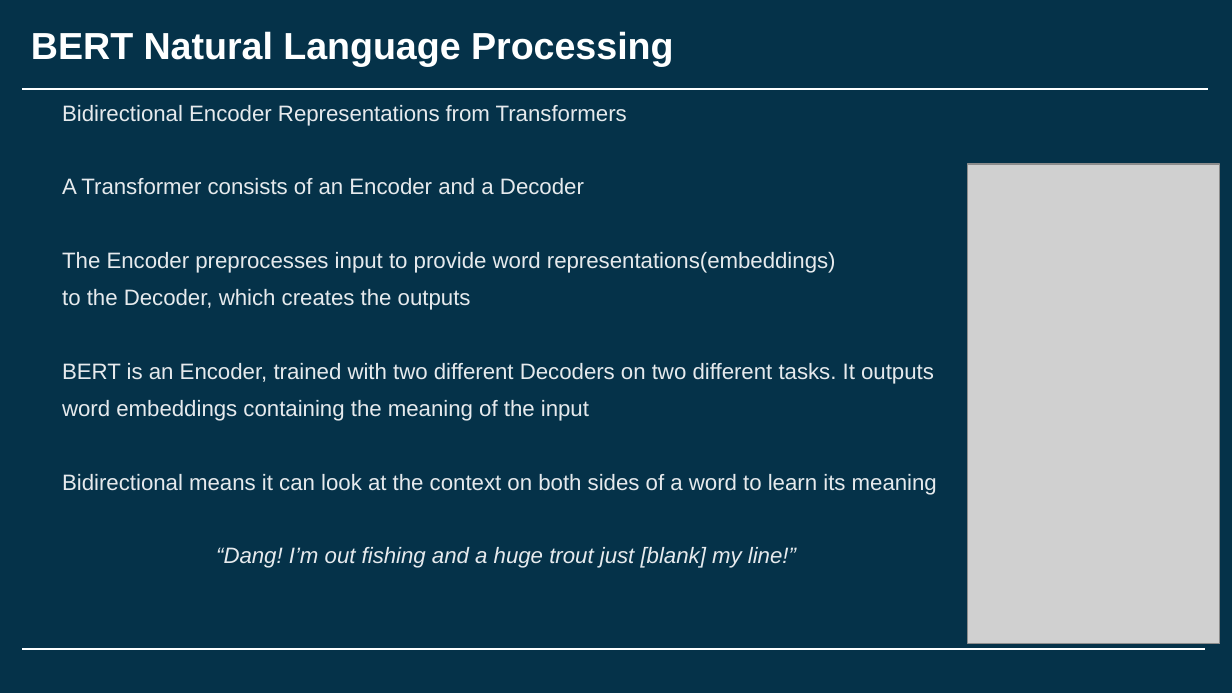
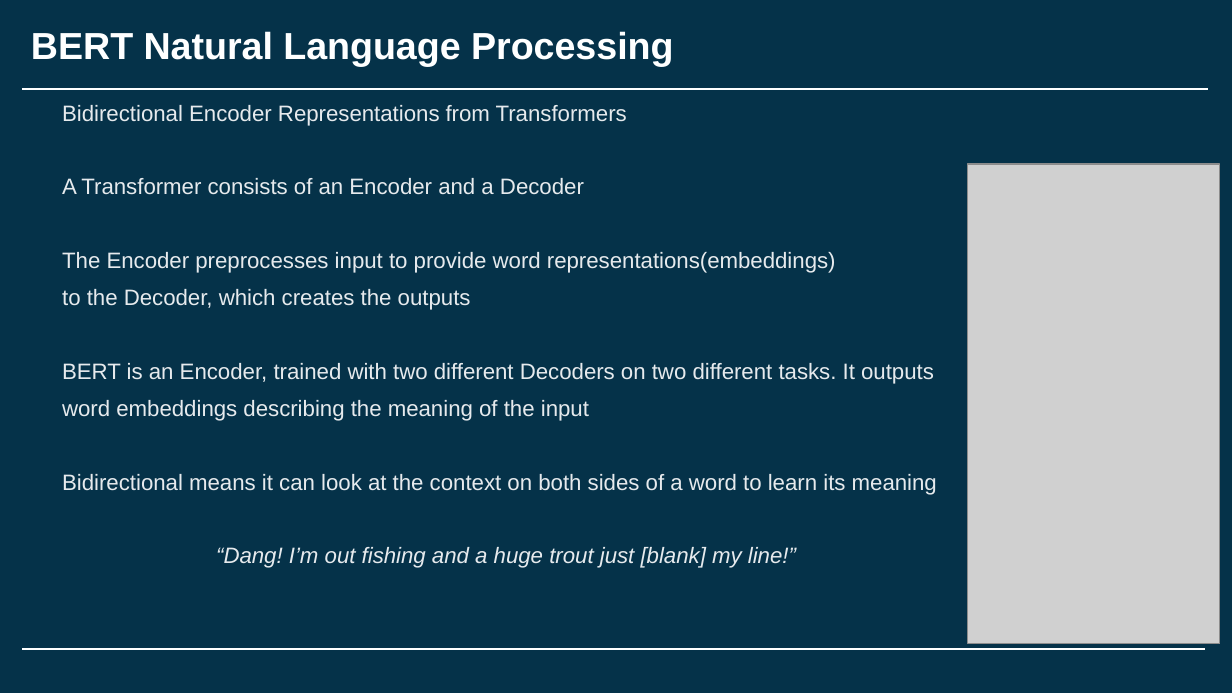
Before and after one commit to ESA-RadLab/BERTCSRS, a slide deck: slide 7 of Project info.pptx. Drawn at 1232x693 pixels with LibreOffice and Linux fonts; fonts in the diff are those of the drawing; grey boxes stand for pictures; background and template pictures are left out. Boxes give left, top, right and bottom in pixels: in the first picture for what was removed or moved away, otherwise in the second. Text is boxed around its words. In the diff, an @@ line names an element or a change of style, - is before the commit and + after.

```diff
--- a/Project info.pptx
+++ b/Project info.pptx
@@ text at box(62, 400, 589, 421): text changed @@
-word embeddings containing the meaning of the input
+word embeddings describing the meaning of the input
```
Also in this commit, not shown: 6 other slides changed, 3 other files.
